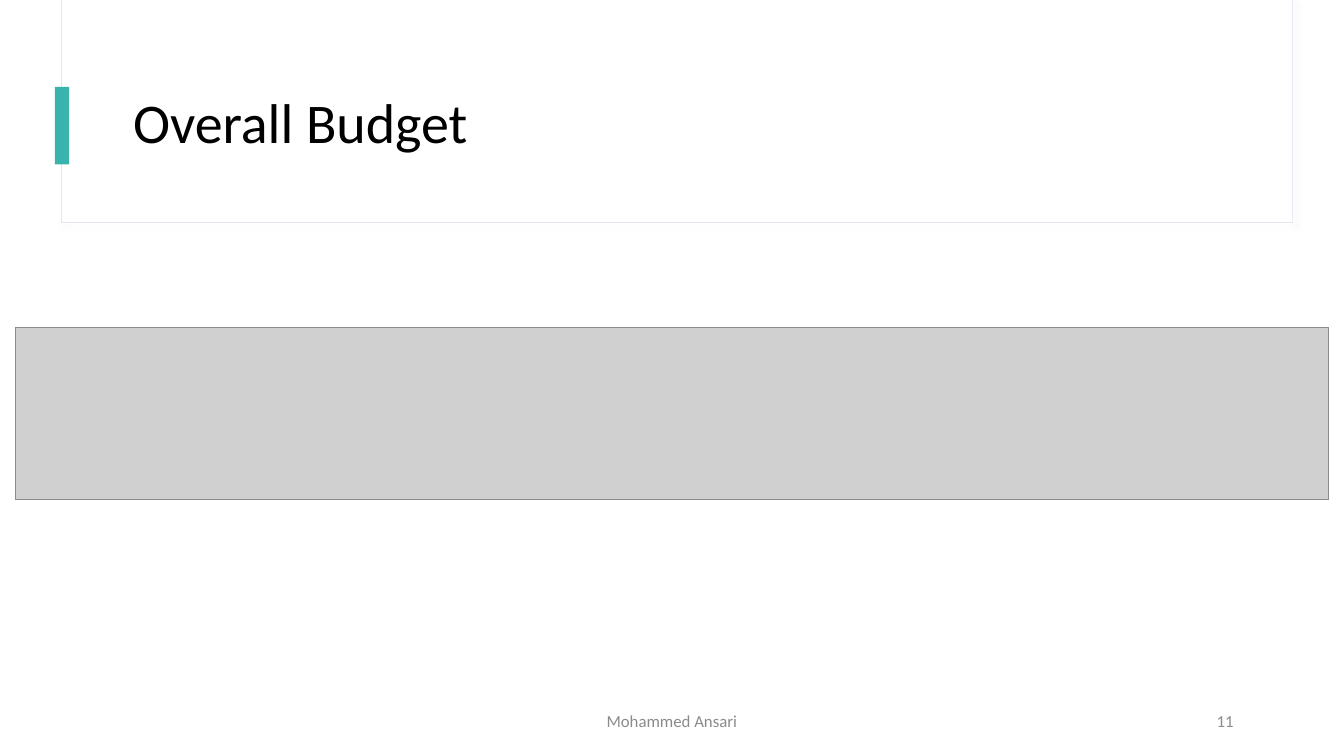
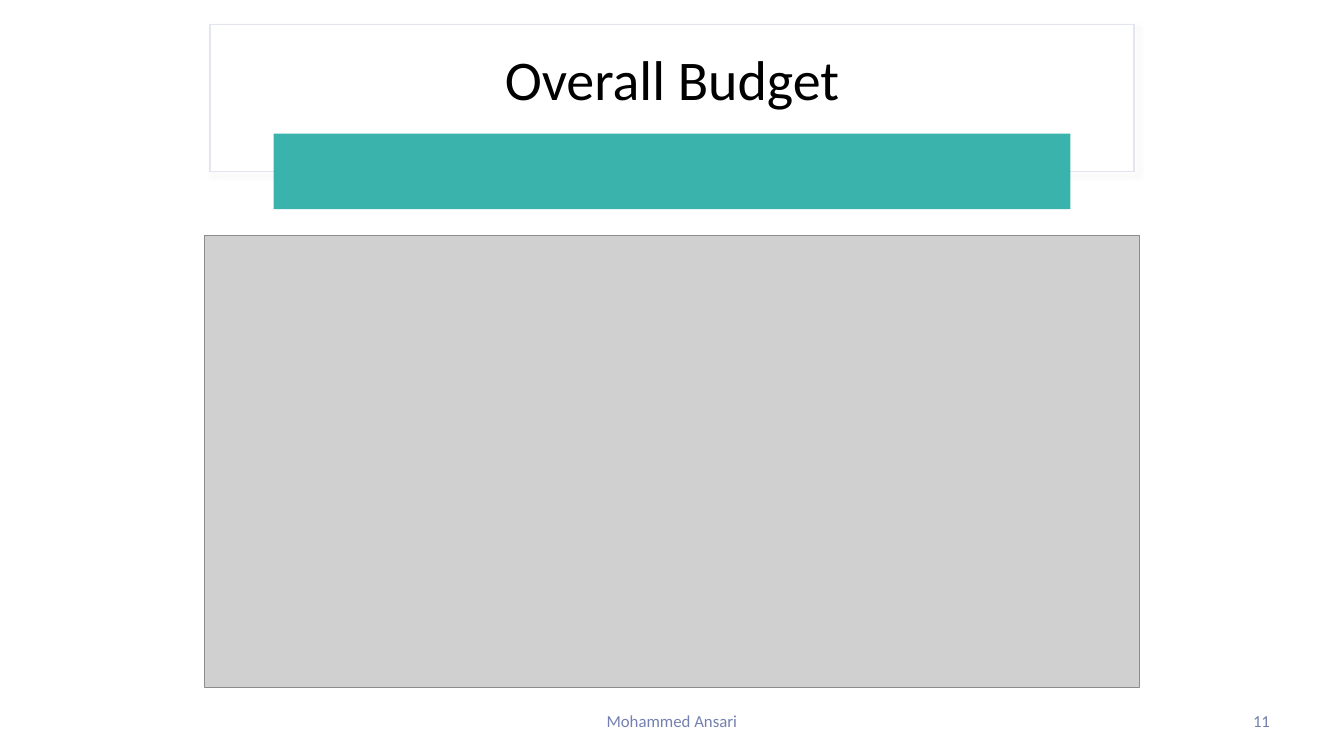
Before and after one commit to dirkt68/pl1-robotics, a slide deck: slide 11 of Presentations/Presentation Jan 26.pptx. Drawn at 1344x756 pixels with LibreOffice and Linux fonts; fonts in the diff are those of the drawing; grey boxes stand for pictures. Boxes give left, top, right and bottom in pixels: in the first picture for what was removed or moved away, otherwise in the second. Text is boxed around its words. In the diff, an @@ line names an element or a change of style, - is before the commit and + after.

Commit message:
Finalized presentation for 1/29 and added some pictures.

```diff
--- a/Presentations/Presentation Jan 26.pptx
+++ b/Presentations/Presentation Jan 26.pptx
@@ rectangle added at [0, 0, 1344, 756], fill #FFFFFF @@
@@ rectangle added at [210, 24, 1134, 171], fill #FFFFFF, outline #E3E6EF 1 pt @@
@@ title "Overall Budget": place and size @@
-title "Overall Budget" at [133, 104, 467, 153]
+title "Overall Budget" at [505, 61, 839, 110]
@@ title "Overall Budget" at [505, 61, 839, 110]: alignment left to centre @@
@@ rectangle removed at [55, 87, 70, 164] @@
@@ rounded rectangle added at [274, 133, 1071, 209], fill #3AB3AC @@
@@ picture added at [205, 236, 1139, 688] @@
@@ picture removed at [16, 328, 1330, 500] @@
@@ text "Mohammed Ansari" at [607, 715, 737, 727]: text colour #8C8C8C to #7580B0; more space between paragraphs @@
@@ page number at [1253, 716, 1270, 727]: text colour #8C8C8C to #7580B0; more space between paragraphs @@
@@ page number: place and size @@
-page number at [1217, 716, 1234, 727]
+page number at [1253, 716, 1270, 727]
```
Also in this commit, not shown: 12 other slides changed, 1 slide added, 1 slide removed, 4 other files.
